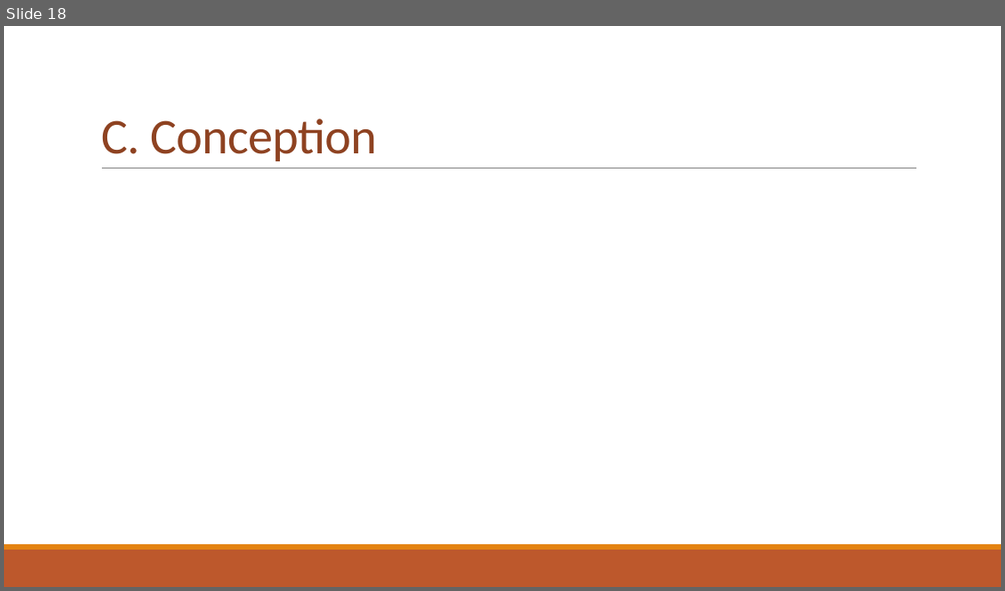
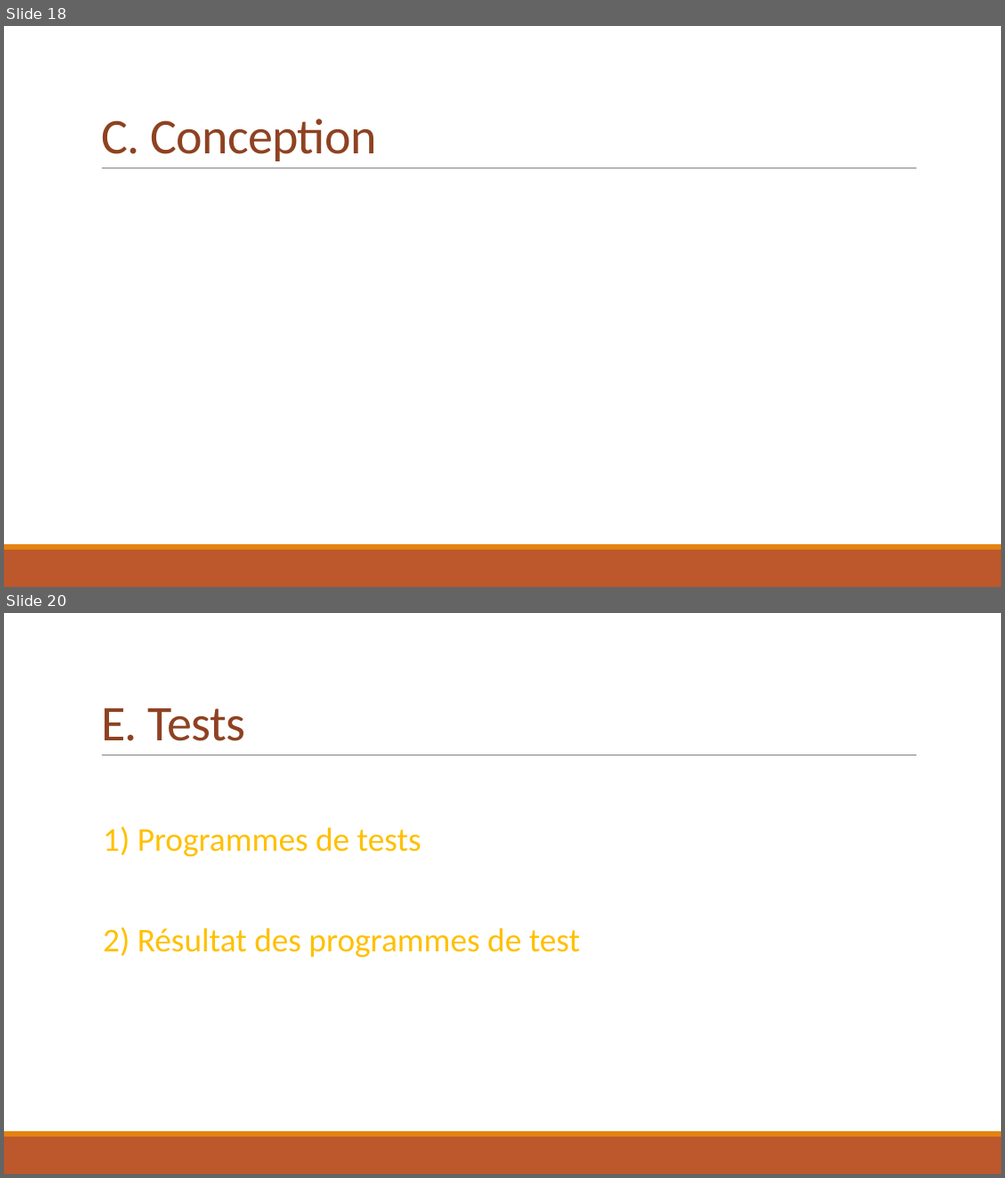
Before and after one commit to Vinvin2/Calculatrice, a slide deck: ProjetS2/PresentationProjetS2.pptx. Shown one above the other, each under a label of ours: slide 18 before the commit, slides 18 and 20 after it; the slides between them are not shown. The pictures are 1005x591 and 1005x1178 pixels, drawn with LibreOffice and Linux fonts; fonts in the diff are those of the drawing. Boxes give left, top, right and bottom in pixels: in the first picture for what was removed or moved away, otherwise in the second. Text is boxed around its words. In the diff, an @@ line names an element or a change of style, - is before the commit and + after.

```diff
--- a/ProjetS2/PresentationProjetS2.pptx
+++ b/ProjetS2/PresentationProjetS2.pptx
@@ slide 20 added at box(4, 613, 1001, 1174), background #FFFFFF; not listed: 3 template elements that a slide beside it also shows @@
@@ title added at box(101, 708, 246, 741), 48 pt, text #8E4221 @@
+E. Tests
@@ text added at box(103, 827, 580, 957), 32 pt, text #FFC000 @@
+        1) Programmes de tests
+        2) Résultat des programmes de test
```
Also in this commit, not shown: 10 other slides added, 1 slide removed.
